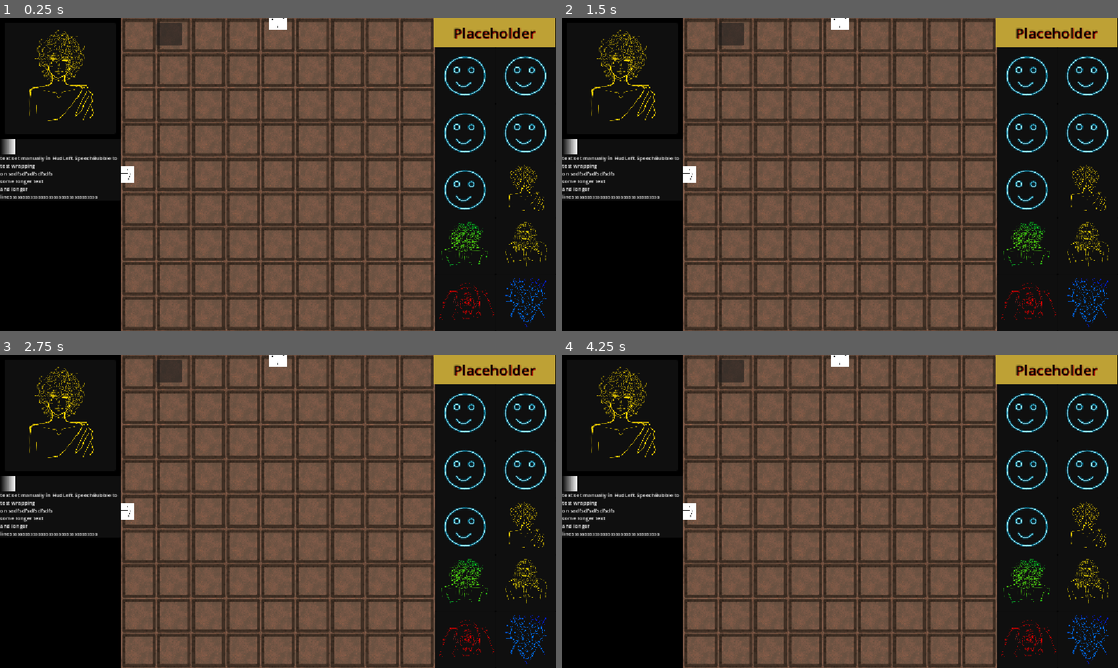
Above: before the commit, frames 1-4 (two rows, left to right).
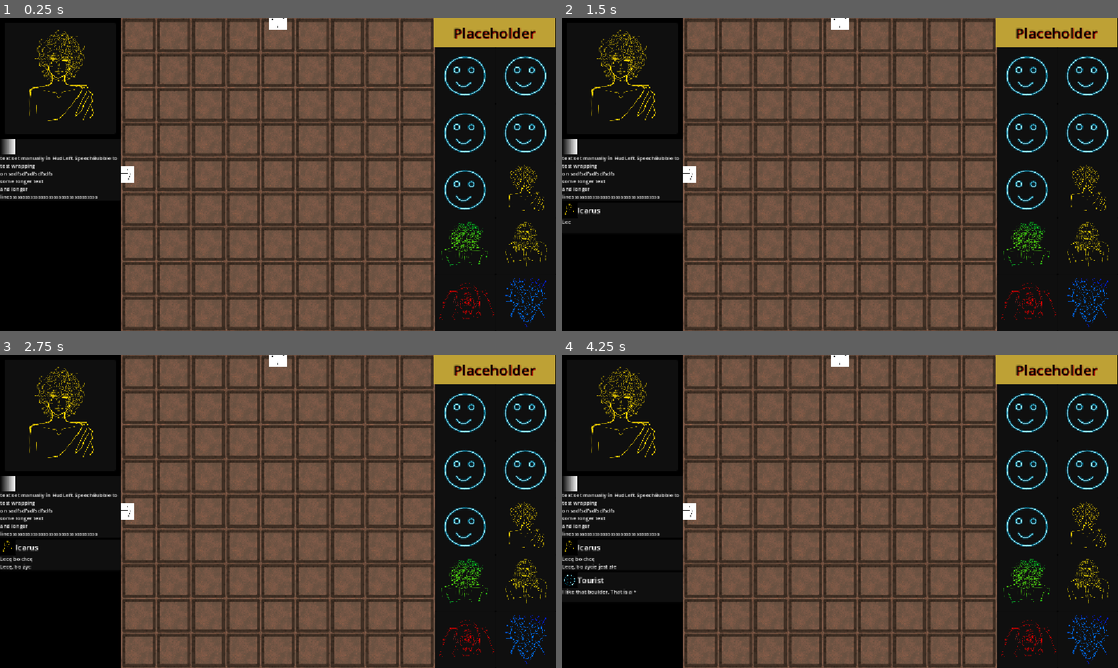
Above: after the commit, the same moments.

Repository: Wallted/ldjam-60
Game: Godot game, scene res://main.tscn
The game is run twice, just before and just after one commit, with the same random seed, the same clock (stepped at 60 frames per second) and the same inputs.
Inputs (mouse positions are in pixels of both pictures, inside the frame that each line leads up to):
- Up to frame 1 (0.25 s): no input
- Up to frame 2 (1.5 s): click (728, 33) at 0.52 s; tap Enter at 1.25 s; move the mouse to (634, 71) at 1.27 s; hold W from 1.28 s (still down); tap R (rotate) at 1.35 s; click (634, 71) at 1.42 s
- Up to frame 3 (2.75 s): move the mouse to (16, 408) at 2.02 s; release W at 2.03 s; tap 1 (speak_1) at 2.1 s; click (16, 408) at 2.17 s
- Up to frame 4 (4.25 s): tap Space at 2.75 s; move the mouse to (634, 511) at 2.77 s; hold T 2.78-3.53 s; hold W from 2.78 s (still down); click (634, 511) at 2.92 s; move the mouse to (578, 511) at 3.52 s; tap R (rotate) at 3.6 s; click (578, 511) at 3.67 s

The runs differ from the first frame. In frame 1, 0.3% of the frame differs, in the area x 28-33%, y 1-9%; in frame 2, 0.4%; in frame 3, 0.5%; in frame 4, 0.8%, in the area x 0-33%, y 1-77%.

Commit message:
[fix] fix chat message avatar, remove test button and replace with test W key press

Diff:
--- a/HUD/hud_left.gd
+++ b/HUD/hud_left.gd
@@ -3,20 +3,24 @@
 
 @onready var scroll_container: ScrollContainer = $ScrollContainer
 @onready var chat_window: Control = $ScrollContainer/ChatWindow
-@onready var test_button: Button = $Button
 const SPEECH_BUBBLE = preload("uid://dsg5bxkh2cocg")
 @onready var current_level_person: Person = $CurrentLevelPerson
 
+var _test_button_pressed: bool = false
 
 # Called when the node enters the scene tree for the first time.
 func _ready() -> void:
-	test_button.pressed.connect(DialogManagier._send_test_message)
 	DialogManagier.message_sent.connect(send_message)
 
 
 # Called every frame. 'delta' is the elapsed time since the previous frame.
 func _process(_delta: float) -> void:
-	pass
+	if Input.is_key_pressed(KEY_W):
+		if not _test_button_pressed:
+			DialogManagier._send_test_message()
+		_test_button_pressed = true
+	else:
+		_test_button_pressed = false
 
 
 func send_message(
@@ -34,7 +38,7 @@
 	speech_bubble.author = resource.person_name
 	speech_bubble.duration = duration
 	chat_window.add_child(speech_bubble)
-	speech_bubble.avatar.texture = resource.avatar
+	speech_bubble.avatar.texture = resource.avatar.idle
 	get_tree().create_timer(.01).timeout.connect(
 		func () -> void:
 			scroll_container.set_deferred(
--- a/HUD/hud_left.tscn
+++ b/HUD/hud_left.tscn
@@ -37,13 +37,6 @@
 some longer text
 and longer linessssssssssssssssssssssssssssssssss"
 
-[node name="Button" type="Button" parent="." unique_id=1452632014]
-layout_mode = 0
-offset_left = 324.0
-offset_top = 10.0
-offset_right = 377.0
-offset_bottom = 57.0
-
 [node name="CurrentLevelPerson" parent="." unique_id=1468336816 instance=ExtResource("3_2ihca")]
 layout_mode = 1
 anchors_preset = 5
